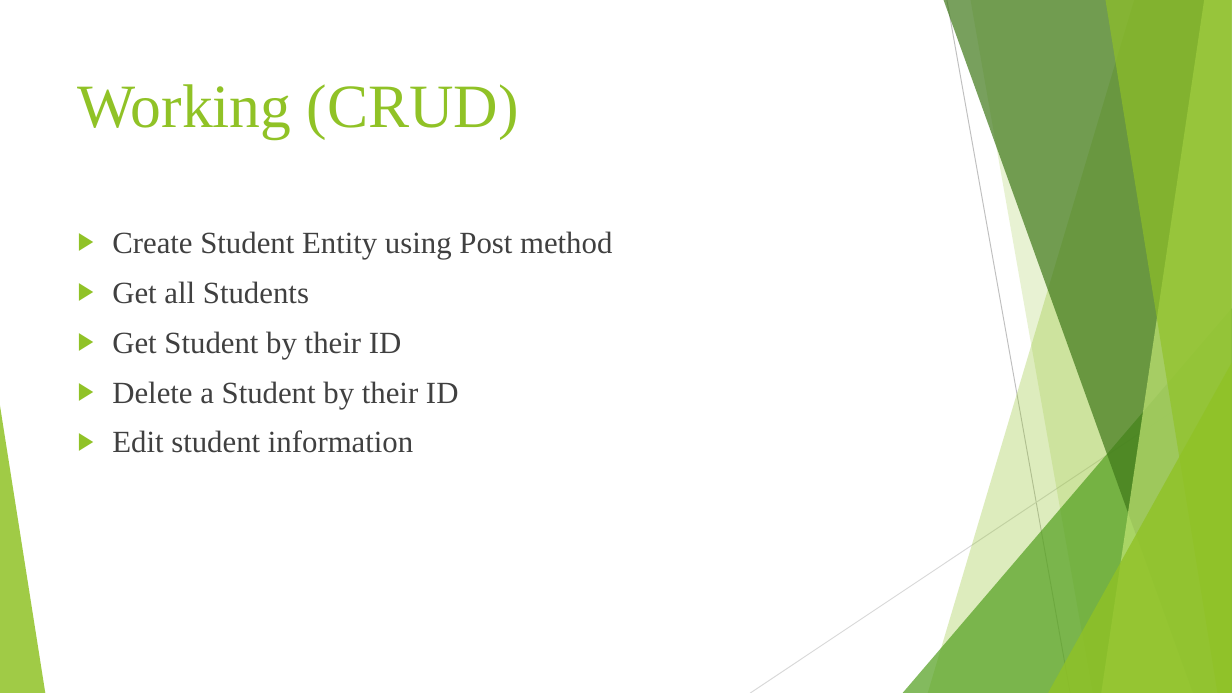
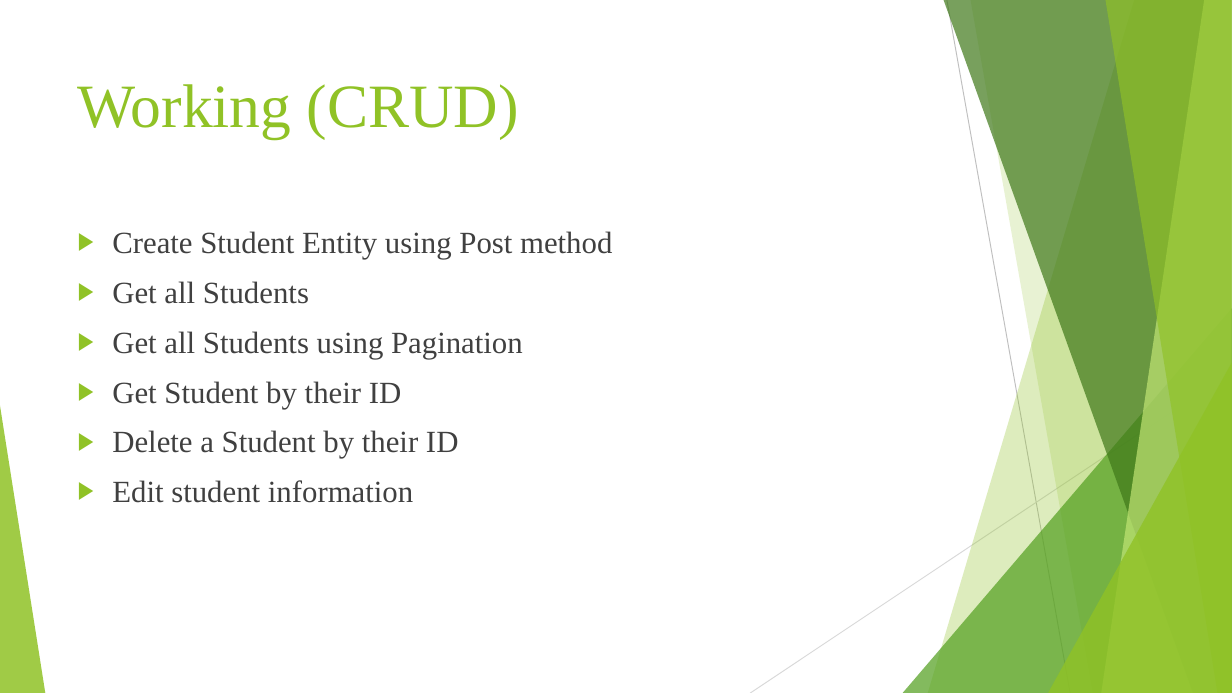
Before and after one commit to adityaMoreRepo/studentManagementApp, a slide deck: slide 8 of STUDENT MANAGEMENT SYSTEM.pptx. Drawn at 1232x693 pixels with LibreOffice and Linux fonts; fonts in the diff are those of the drawing. Boxes give left, top, right and bottom in pixels: in the first picture for what was removed or moved away, otherwise in the second. Text is boxed around its words. In the diff, an @@ line names an element or a change of style, - is before the commit and + after.

Commit message:
second commit: Changed some ppt docs.

```diff
--- a/STUDENT MANAGEMENT SYSTEM.pptx
+++ b/STUDENT MANAGEMENT SYSTEM.pptx
@@ text at bbox=[112, 331, 523, 359]: paragraph added @@
+▶ Get all Students using Pagination
```
